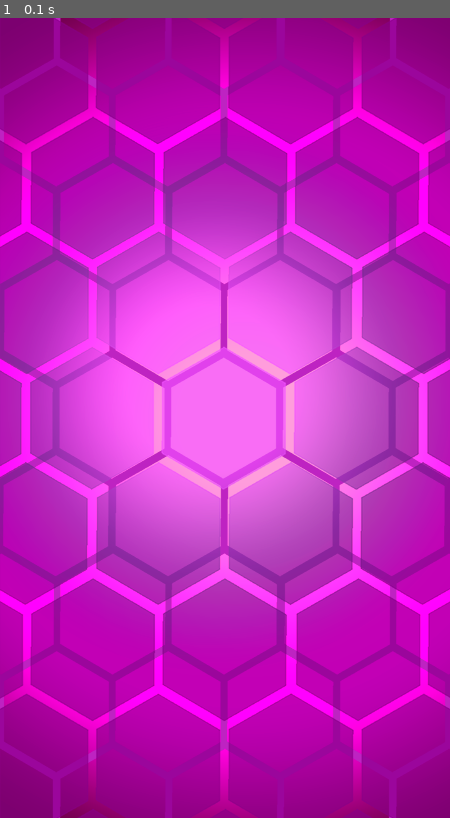
Above: before the commit, frame 1.
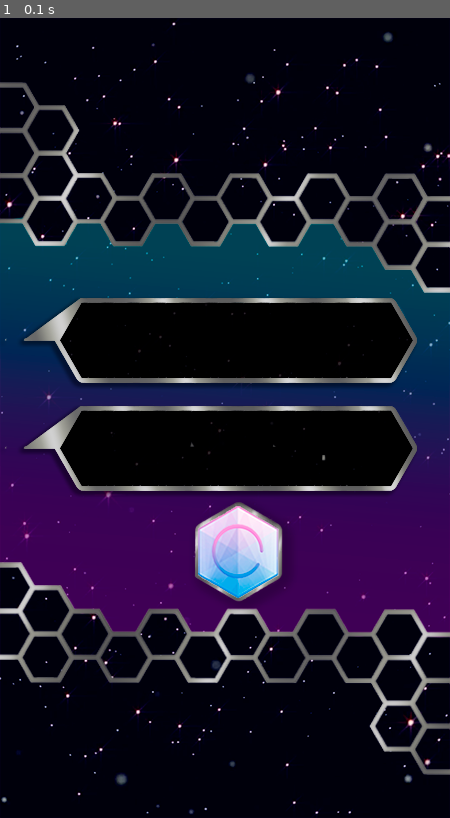
Above: after the commit, the same moment.

Repository: DualStream799/Hexon
Game: pygame game, started from Hexon_MainFile.py
The game is run twice, just before and just after one commit, with the same random seed, the same clock (stepped at 60 frames per second) and the same inputs.
Inputs:
- Up to frame 1 (0.1 s): no input

The runs differ from the first frame. In frame 1, 100% of the frame differs, in the area x 0-100%, y 0-100%.

Commit message:
Iniciating redimensionalization

Diff:
--- a/Hexon_MainFile.py
+++ b/Hexon_MainFile.py
@@ -132,8 +132,8 @@
 # game_page_orange = pygame.image.load(r'.\Images\Background\home_orange.png')
 # game_page_gray = pygame.image.load(r'.\Images\Background\home_gray.png')
 
-# Loading Page Background:
-
+# Login Page Background:
+login_page_original = pygame.image.load(r'.\Images\Background\login_page_original.png')
 
 # Navigation Bar:
 # navbar_original = pygame.image.load(r'.\Images\Background\NavBar\navbar_original.png')
@@ -332,17 +332,20 @@
 
 
 # Buttons:
-but_play_pos = [[int((display_height - 180)/2), int((display_width - 180)/2)], [int((display_height + 165)/2), int((display_width + 180)/2)]]
-but_logoff_pos = [[169, 146], [169 + 109, 146 + 120]]
-but_volon_pos = [[338, 243], [338 + 106, 243 + 122]]
-but_voloff_pos = [[338, 243], [338 + 106, 243 + 122]]
-but_profile_pos = [[2, 243], [2 + 109, 243 + 120]]
-but_pause_pos = [[375, 3], [375 + 73, 3 + 81]]
-but_pause_yes_pos = [[55, 347], [55 + 81, 347 + 92]]
-but_pause_no_pos = [[333, 347], [333 + 81, 347 + 93]]
-but_star_pos = [[169, 535], [169  + 110, 535 + 121]]
-but_config_pos = [[338, 435], [338  + 110, 435 + 121]]
-but_store_pos = [[-1, 437], [-1  + 110, 437 + 121]]
+but_play_pos = [[int((display_height - 180)/2), int((display_width - 180)/2)],
+				[int((display_height + 165)/2), int((display_width + 180)/2)]]
+but_logoff_pos = [[169/450*int(display_height), 146/800*int(display_width)],
+				  [(169 + 109)/450*int(display_height), (146 + 120)/800*int(display_width)]]
+but_volon_pos = [[(338), (243)], [(338 + 106), (243 + 122)]]
+but_voloff_pos = [[(338), (243)], [(338 + 106), (243 + 122)]]
+but_profile_pos = [[(2)/450*int(display_height), (243)], [(2 + 109), (243 + 120)]]
+but_pause_pos = [[(375)/450*int(display_height), (3)/800*int(display_width)], [(375 + 73), (3 + 81)]]
+but_pause_yes_pos = [[(55)/450*int(display_height), (347)/800*int(display_width)], [(55 + 81), (347 + 92)]]
+but_pause_no_pos = [[(333)/450*int(display_height), (347)/800*int(display_width)], [(333 + 81), (347 + 93)]]
+but_star_pos = [[(169)/450*int(display_height), (535)/800*int(display_width)], [(169  + 110), (535 + 121)]]
+but_config_pos = [[(338)/450*int(display_height), (435)/800*int(display_width)], [(338  + 110), (435 + 121)]]
+but_store_pos = [[(-1)/450*int(display_height), (437)/800*int(display_width)], [(-1  + 110), (437 + 121)]]
+but_login_confirm = [[(198)/450*int(display_height), (488)/800*int(display_width)], [(198 + 81)/450*int(display_height), (488 + 92)]]
 
 # Planets:
 planet_pos = [[int((display_height - 121)/2), int((display_width - 121)/2)], [int((display_height + 121)/2), int((display_width + 121)/2)]]
@@ -360,7 +363,8 @@
 # Main loop
 def LoginPage():
 	# Loading Home Page (showing all the elements which compose the menu):
-	screen.blit(home_page_purple, (0, 0))
+	screen.blit(login_page_original, (0, 0))
+	screen.blit(but_pause_yes, (but_login_confirm[0][0] , but_login_confirm[0][1]))
 	# Screen Commands:
 	login_runner = True
 	# Input selector key:
@@ -381,70 +385,70 @@
 			# Keyboard NUMBERS Input:
 
 				# 0 Key Command:
-				if event.key == pygame.K_0:
+				if event.key == pygame.K_0 or event.key == pygame.K_KP0:
 					if username_control == True:
 						username_input.append('0')
 					if useremail_control == True:
 						useremail_input.append('0')
 					print('0')
 				# 1 Key Command:
-				if event.key == pygame.K_1:
+				if event.key == pygame.K_1 or event.key == pygame.K_KP1:
 					if username_control == True:
 						username_input.append('1')
 					if useremail_control == True:
 						useremail_input.append('1')
 					print('1')
 				# 2 Key Command:
-				if event.key == pygame.K_2:
+				if event.key == pygame.K_2 or event.key == pygame.K_KP2:
 					if username_control == True:
 						username_input.append('2')
 					if useremail_control == True:
 						useremail_input.append('2')
 					print('2')
 				# 3 Key Command:
-				if event.key == pygame.K_3:
+				if event.key == pygame.K_3 or event.key == pygame.K_KP3:
 					if username_control == True:
 						username_input.append('3')
 					if useremail_control == True:
 						useremail_input.append('3')
 					print('3')
 				# 4 Key Command:
-				if event.key == pygame.K_4:
+				if event.key == pygame.K_4 or event.key == pygame.K_KP4:
 					if username_control == True:
 						username_input.append('4')
 					if useremail_control == True:
 						useremail_input.append('4')
 					print('4')
 				# 5 Key Command:
-				if event.key == pygame.K_5:
+				if event.key == pygame.K_5 or event.key == pygame.K_KP5:
 					if username_control == True:
 						username_input.append('5')
 					if useremail_control == True:
 						useremail_input.append('5')
 					print('5')
 				# 6 Key Command:
-				if event.key == pygame.K_6:
+				if event.key == pygame.K_6 or event.key == pygame.K_KP6:
 					if username_control == True:
 						username_input.append('6')
 					if useremail_control == True:
 						useremail_input.append('6')
 					print('6')
 				# 7 Key Command:
-				if event.key == pygame.K_7:
+				if event.key == pygame.K_7 or event.key == pygame.K_KP7:
 					if username_control == True:
 						username_input.append('7')
 					if useremail_control == True:
 						useremail_input.append('7')
 					print('7')
 				# 8 Key Command:
-				if event.key == pygame.K_8:
+				if event.key == pygame.K_8 or event.key == pygame.K_KP8:
 					if username_control == True:
 						username_input.append('8')
 					if useremail_control == True:
 						useremail_input.append('8')
 					print('8')
 				# 9 Key Command:
-				if event.key == pygame.K_9:
+				if event.key == pygame.K_9 or event.key == pygame.K_KP9:
 					if username_control == True:
 						username_input.append('9')
 					if useremail_control == True:
@@ -655,7 +659,7 @@
 						useremail_input.append('@')
 					print('@')
 				# Dot Key Command:
-				if (event.key == pygame.K_2 and event.key == pygame.K_RSHIFT) or (event.key == pygame.K_SPACE and event.key == pygame.K_LSHIFT):
+				if (event.key == pygame.K_2 & event.key == pygame.KMOD_RSHIFT) or (event.key == pygame.K_SPACE and event.key == pygame.K_LSHIFT):
 					if username_control == True:
 						pass
 					if useremail_control == True:
Binary file added: Images/Background/login_page_original.png
Binary file added: Images/Buttons/Small/hex_but_login_yes.png
Not shown, changed: Images/.psd Files/hexon_background.psd
Not shown, changed: Images/.psd Files/hexon_buttons.psd
